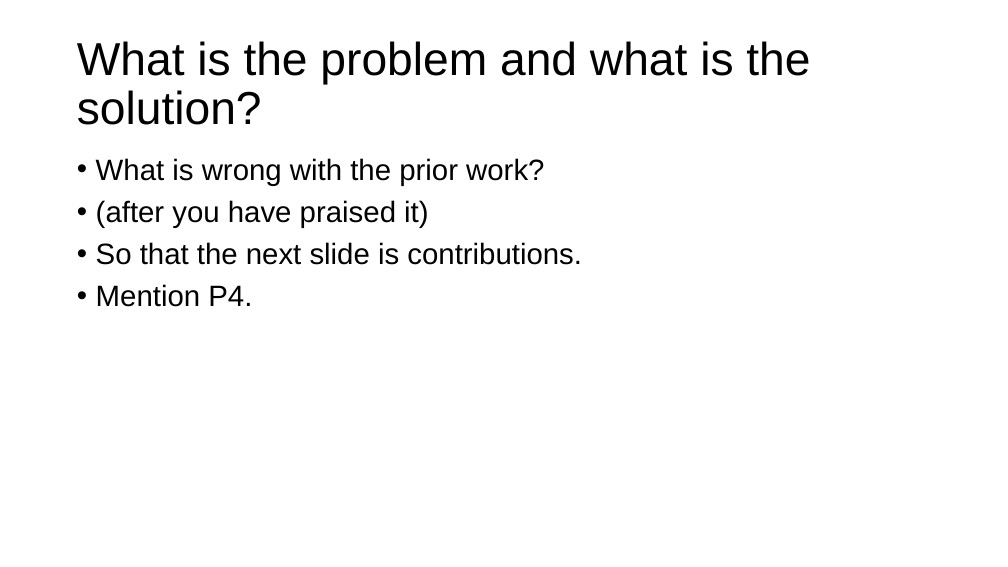
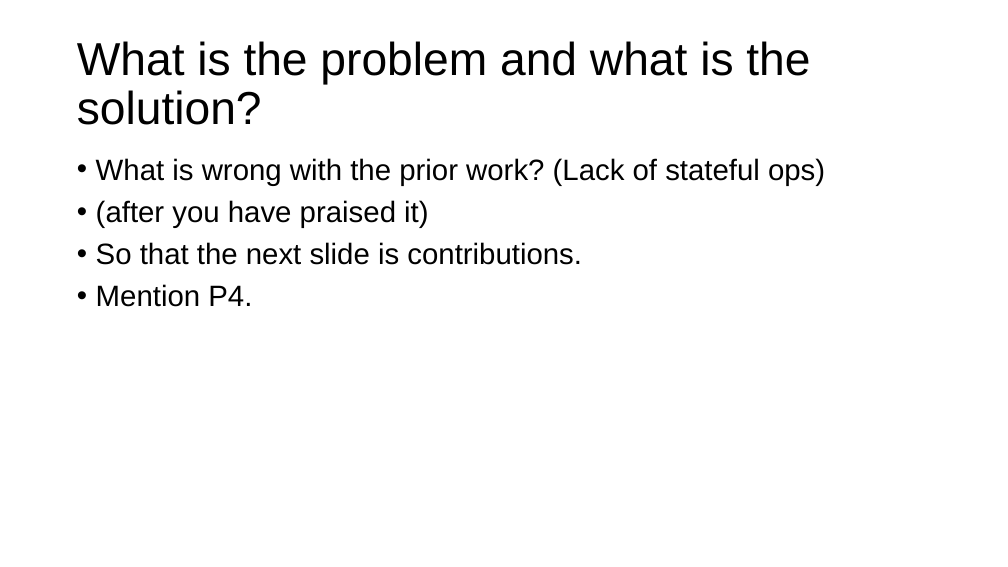
Before and after one commit to anirudhSK/pifo-domino-marple-ppts, a slide deck: slide 4 of domino_sigcomm.pptx. Drawn at 1008x567 pixels with LibreOffice and Linux fonts; fonts in the diff are those of the drawing. Boxes give left, top, right and bottom in pixels: in the first picture for what was removed or moved away, otherwise in the second. Text is boxed around its words. In the diff, an @@ line names an element or a change of style, - is before the commit and + after.

```diff
--- a/domino_sigcomm.pptx
+++ b/domino_sigcomm.pptx
@@ text at [96,158,825,186]: text changed @@
-• What is wrong with the prior work?
+• What is wrong with the prior work? (Lack of stateful ops)
```
Also in this commit, not shown: 1 other slide changed.
